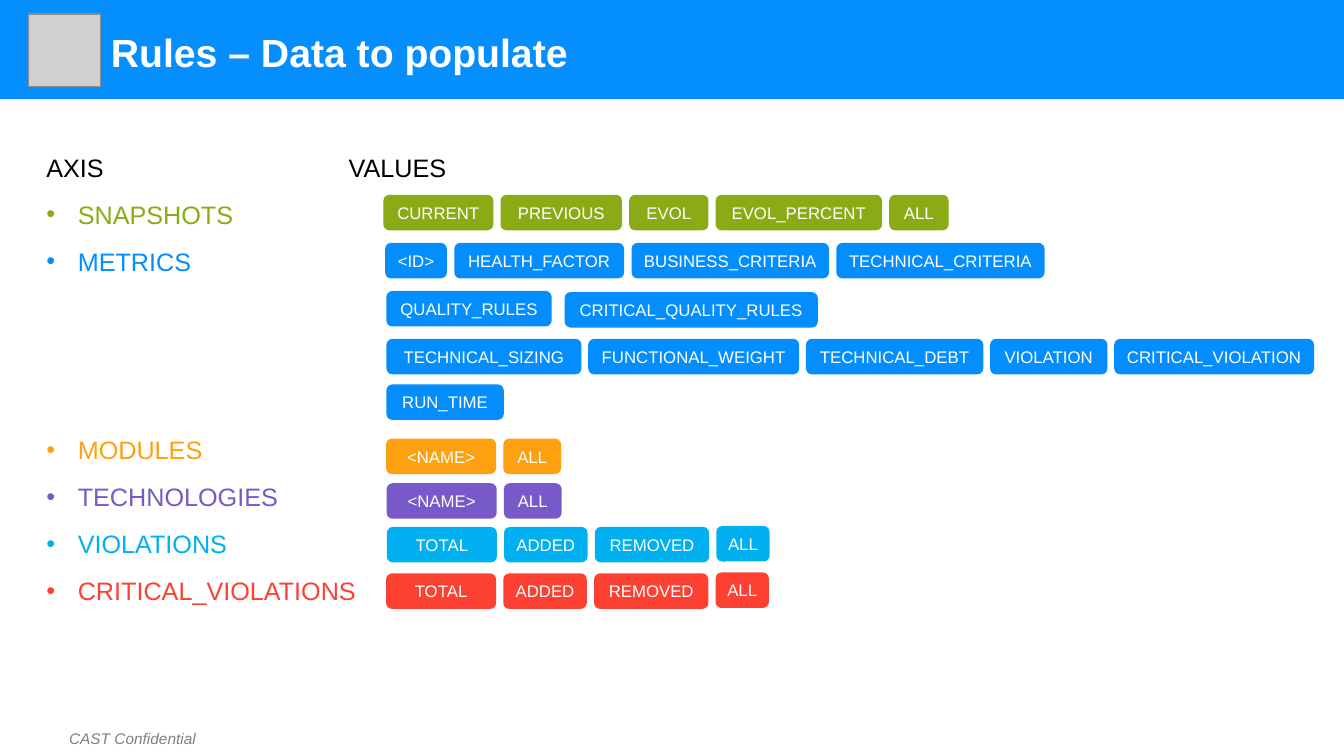
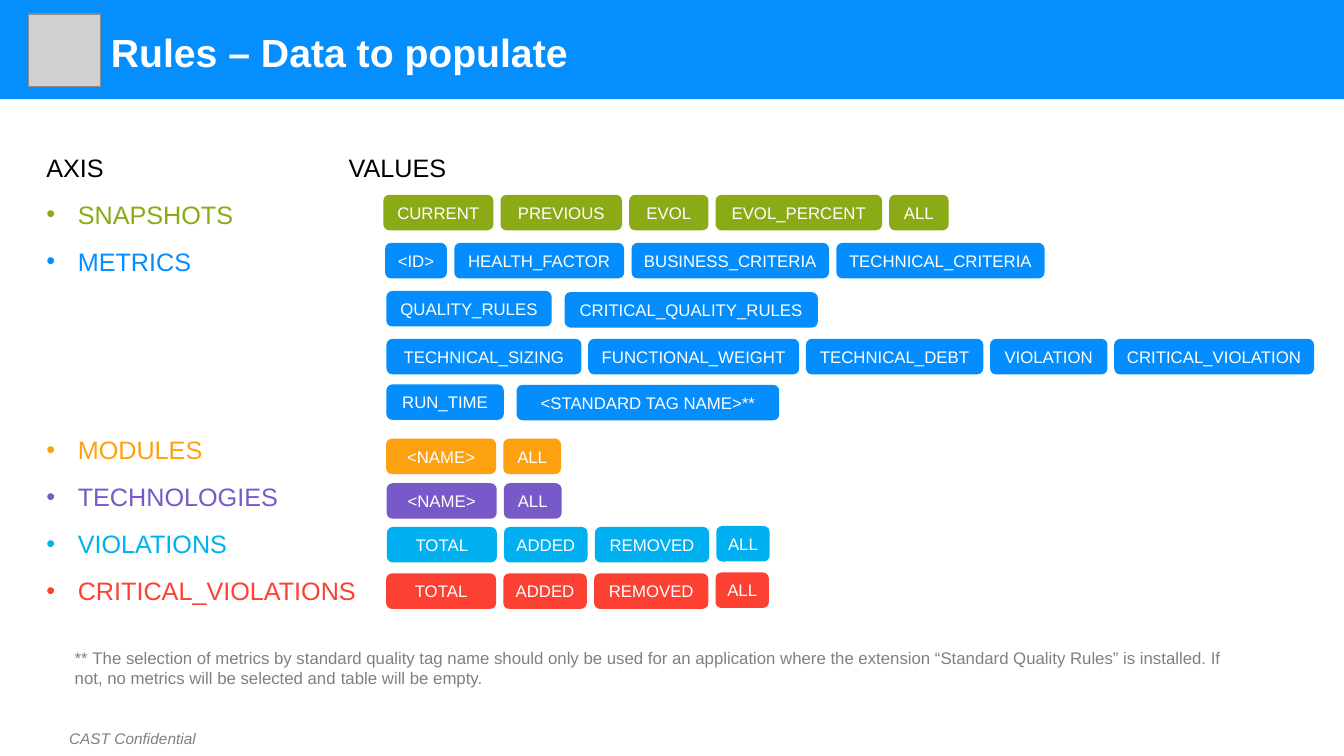
Before and after one commit to CAST-projects/ReportGenerator, a slide deck: slide 2 of CastReporting.Reporting/TemplatesFiles/Generic Table Definition.pptx. Drawn at 1344x756 pixels with LibreOffice and Linux fonts; fonts in the diff are those of the drawing; grey boxes stand for pictures; background and template pictures are left out. Boxes give left, top, right and bottom in pixels: in the first picture for what was removed or moved away, otherwise in the second. Text is boxed around its words. In the diff, an @@ line names an element or a change of style, - is before the commit and + after.

Commit message:
REPORTGEN-352 : update templates with samples for generic table and graph in word and excel

```diff
--- a/CastReporting.Reporting/TemplatesFiles/Generic Table Definition.pptx
+++ b/CastReporting.Reporting/TemplatesFiles/Generic Table Definition.pptx
@@ rounded rectangle added at [517, 385, 780, 420], fill #048EFD, 12 pt, text #FFFFFF @@
+<STANDARD TAG NAME>**
@@ text added at [75, 652, 1220, 688], 12 pt, text #808080 @@
+** The selection of metrics by standard quality tag name should only be used for an application where the extension “Standard Quality Rules” is installed. If not, no metrics will be selected and table will be empty.
```
Also in this commit, not shown: 1 slide added, 3 other files.
